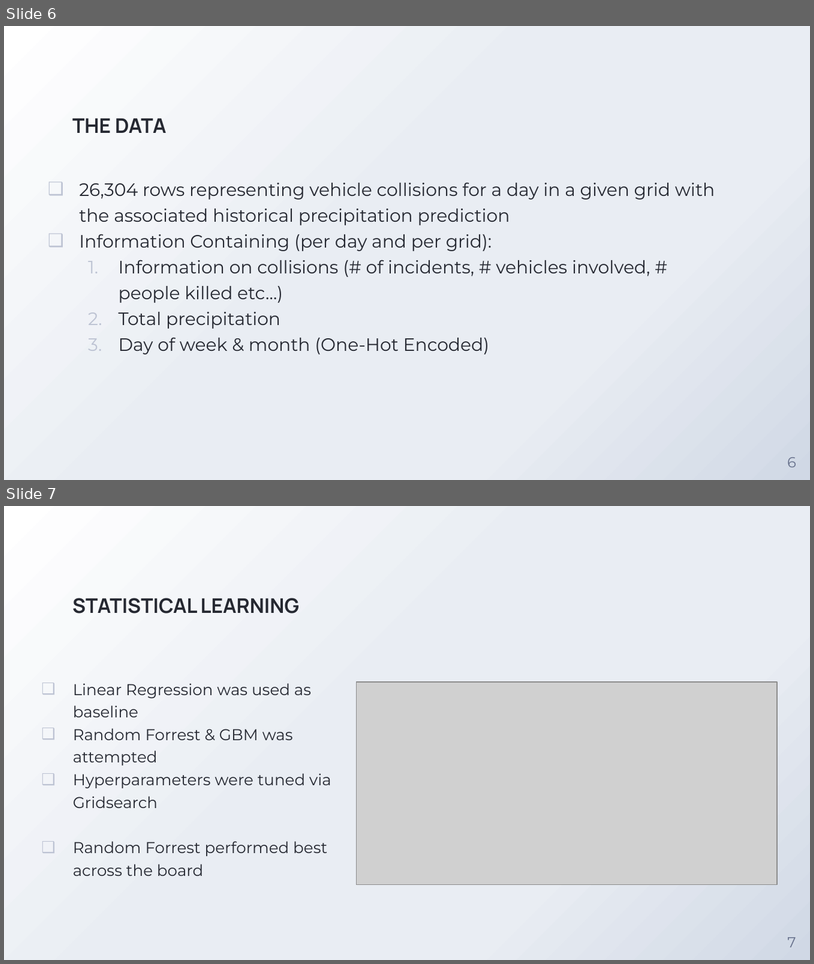
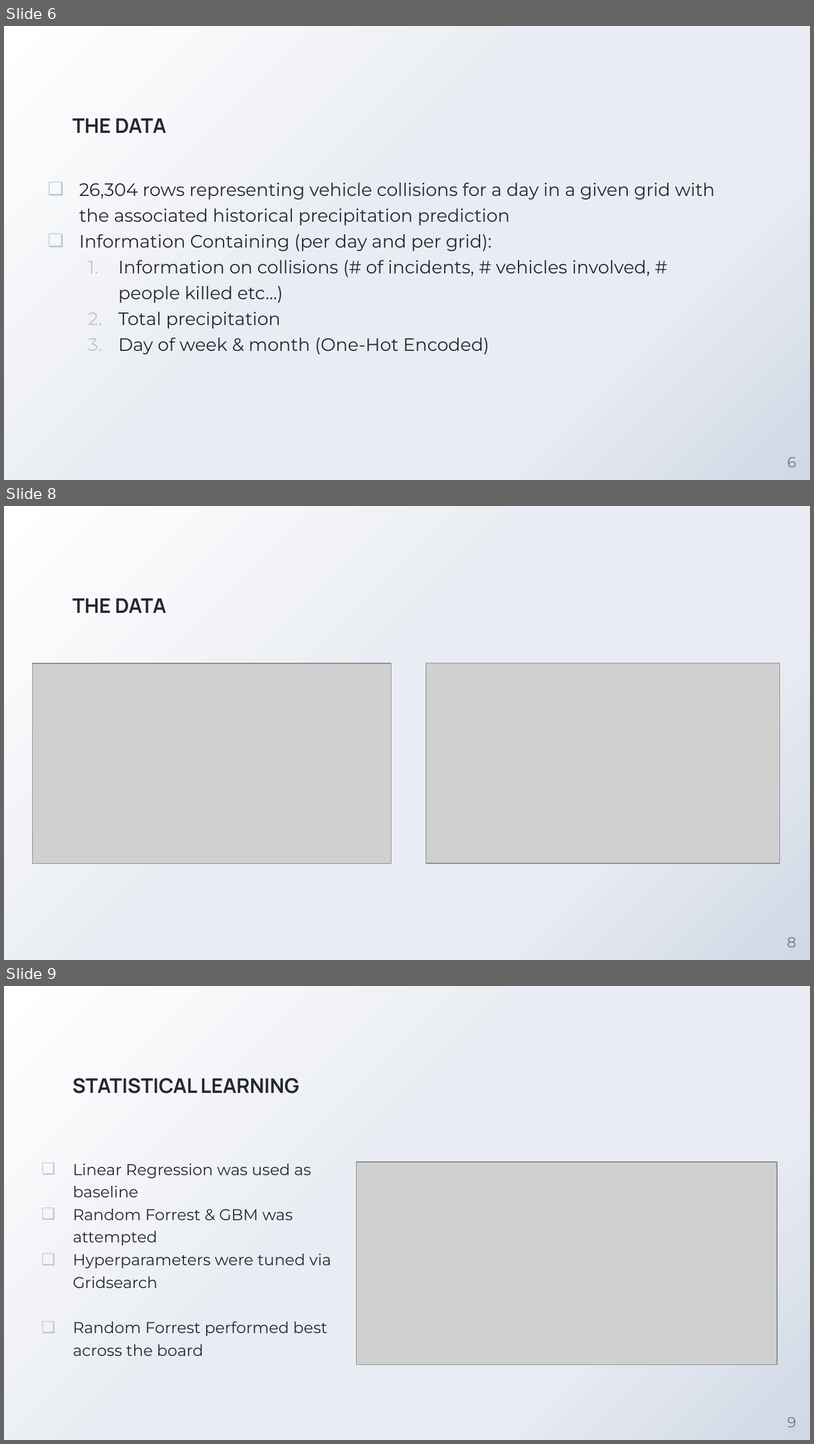
Before and after one commit to oliverfoster27/MilaClimateChangeHackathon2019, a slide deck: Predicting Road Accidents with Climate Data.pptx. Shown one above the other, each under a label of ours: slides 6 and 7 before the commit, slides 6, 8 and 9 after it; the slides between them are not shown. The pictures are 814x964 and 814x1444 pixels, drawn with LibreOffice and Linux fonts; fonts in the diff are those of the drawing; grey boxes stand for pictures; background and template pictures are left out. Boxes give left, top, right and bottom in pixels: in the first picture for what was removed or moved away, otherwise in the second. Text is boxed around its words. In the diff, an @@ line names an element or a change of style, - is before the commit and + after.

```diff
--- a/Predicting Road Accidents with Climate Data.pptx
+++ b/Predicting Road Accidents with Climate Data.pptx
@@ slide 8 added at (4,506,810,960), background gradient #FFFFFF to #E9EDF3 to #D0D8E5 @@
@@ title added at (72,598,167,613), 18 pt, text #252831, bold @@
+THE DATA
@@ picture added at (32,663,391,863) @@
@@ picture added at (426,663,780,863) @@
@@ page number added at (788,937,797,947), 13 pt, text #68728D @@
+8
@@ what was slide 7 is now slide 9 @@
@@ page number at (788,1417,797,1427): text changed @@
-7
+9
```
Also in this commit, not shown: 2 slides changed, 2 other slides added, 1 other file.
